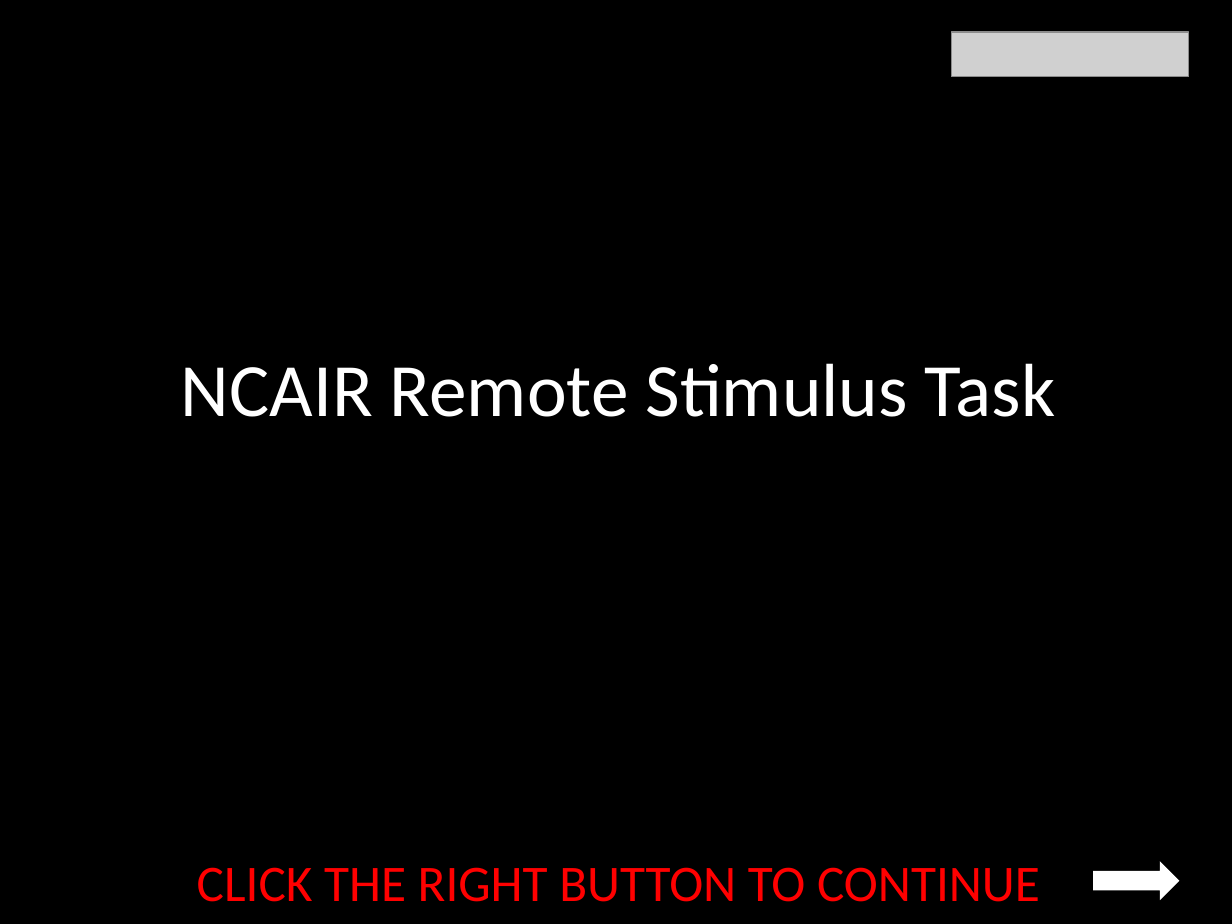
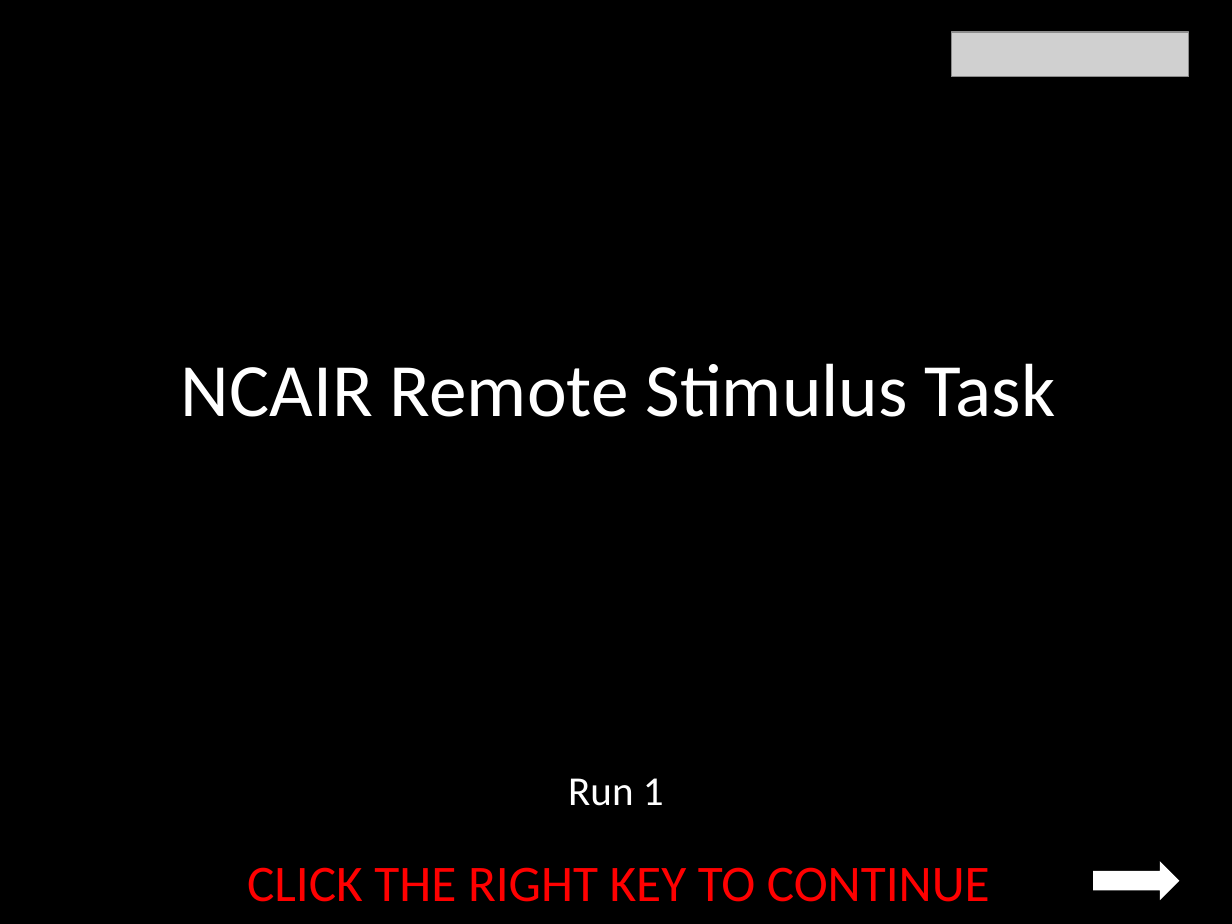
Before and after one commit to laureate-institute-for-brain-research/StimToolOnline, a slide deck: slide 1 of public/js/tasks/ncair/media/Ncair_Remote_Instructions.pptx. Drawn at 1232x924 pixels with LibreOffice and Linux fonts; fonts in the diff are those of the drawing; grey boxes stand for pictures. Boxes give left, top, right and bottom in pixels: in the first picture for what was removed or moved away, otherwise in the second. Text is boxed around its words. In the diff, an @@ line names an element or a change of style, - is before the commit and + after.

Commit message:
added SAM faces to arousal and valence questions in NCAIR

```diff
--- a/public/js/tasks/ncair/media/Ncair_Remote_Instructions.pptx
+++ b/public/js/tasks/ncair/media/Ncair_Remote_Instructions.pptx
@@ text added at [568, 778, 664, 806], 24 pt, text #FFFFFF @@
+Run 1
@@ text at [247, 867, 990, 902]: text changed @@
-CLICK THE RIGHT BUTTON TO CONTINUE
+CLICK THE RIGHT KEY TO CONTINUE
```
Also in this commit, not shown: 4 other slides changed, 2 slides added, 19 other files.
